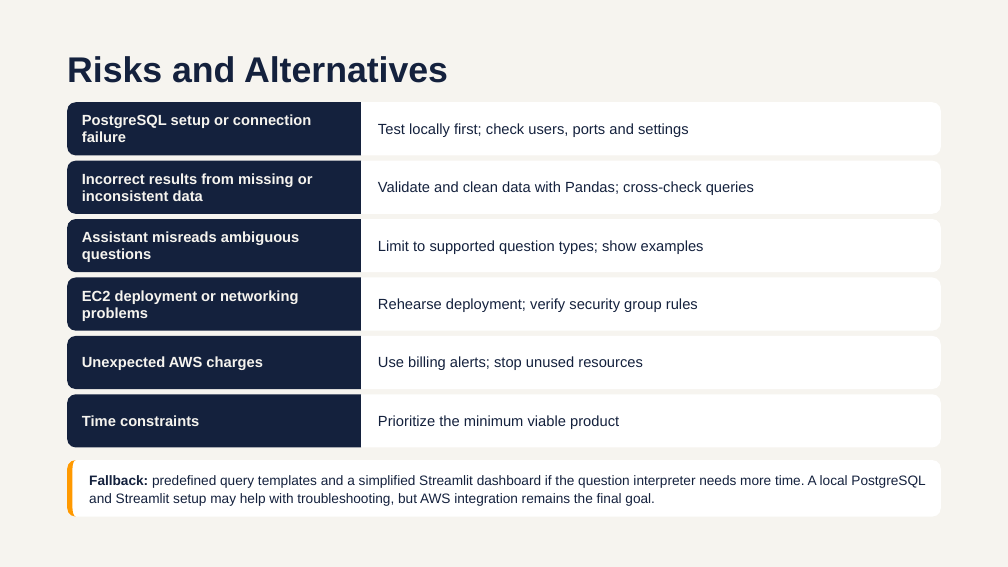
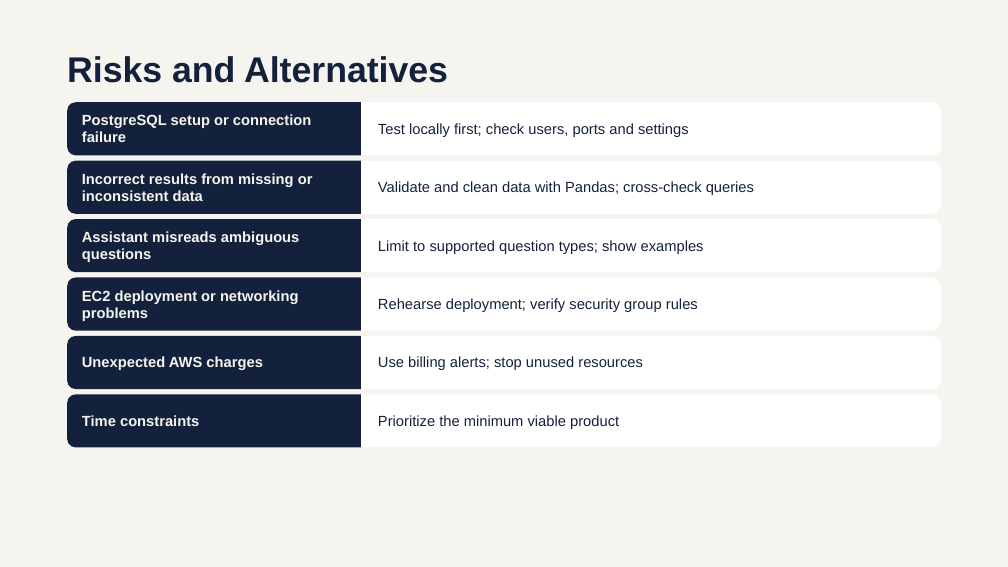
Before and after one commit to sutomuz/Nguyen-Johnathan-Stock-Market-Dashboard, a slide deck: slide 9 of Proposal/CTS2375_Proposal_Nguyen.pptx. Drawn at 1008x567 pixels with LibreOffice and Linux fonts; fonts in the diff are those of the drawing. Boxes give left, top, right and bottom in pixels: in the first picture for what was removed or moved away, otherwise in the second. Text is boxed around its words. In the diff, an @@ line names an element or a change of style, - is before the commit and + after.

```diff
--- a/Proposal/CTS2375_Proposal_Nguyen.pptx
+++ b/Proposal/CTS2375_Proposal_Nguyen.pptx
@@ rounded rectangle removed at (67,461,941,517) @@
-Fallback: predefined query templates and a simplified Streamlit dashboard if the question interpreter needs more time. A local PostgreSQL and Streamlit setup may help with troubleshooting, but AWS integration remains the final goal.
@@ freeform shape removed at (67,461,941,517) @@
```
Also in this commit, not shown: 6 other slides changed.
